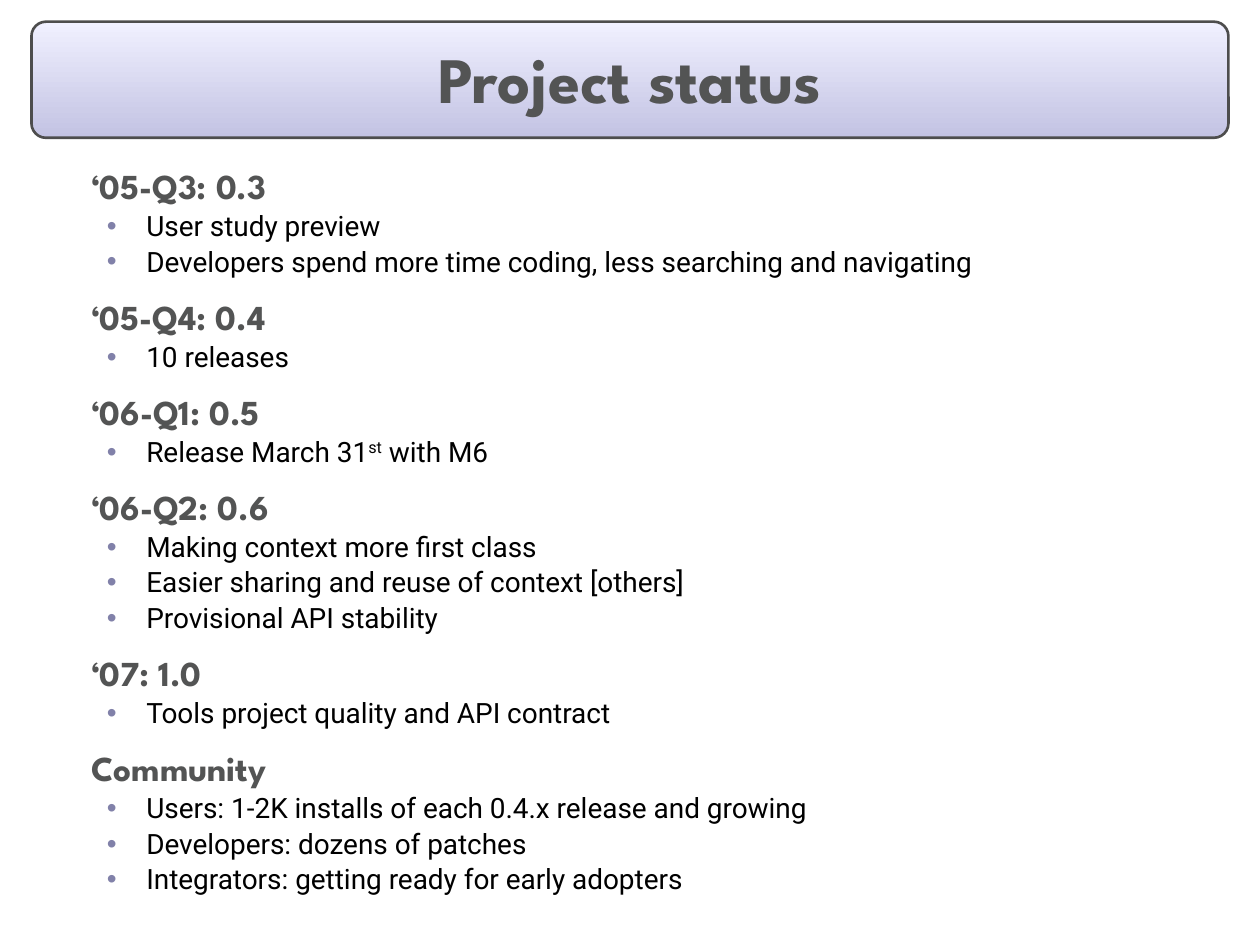
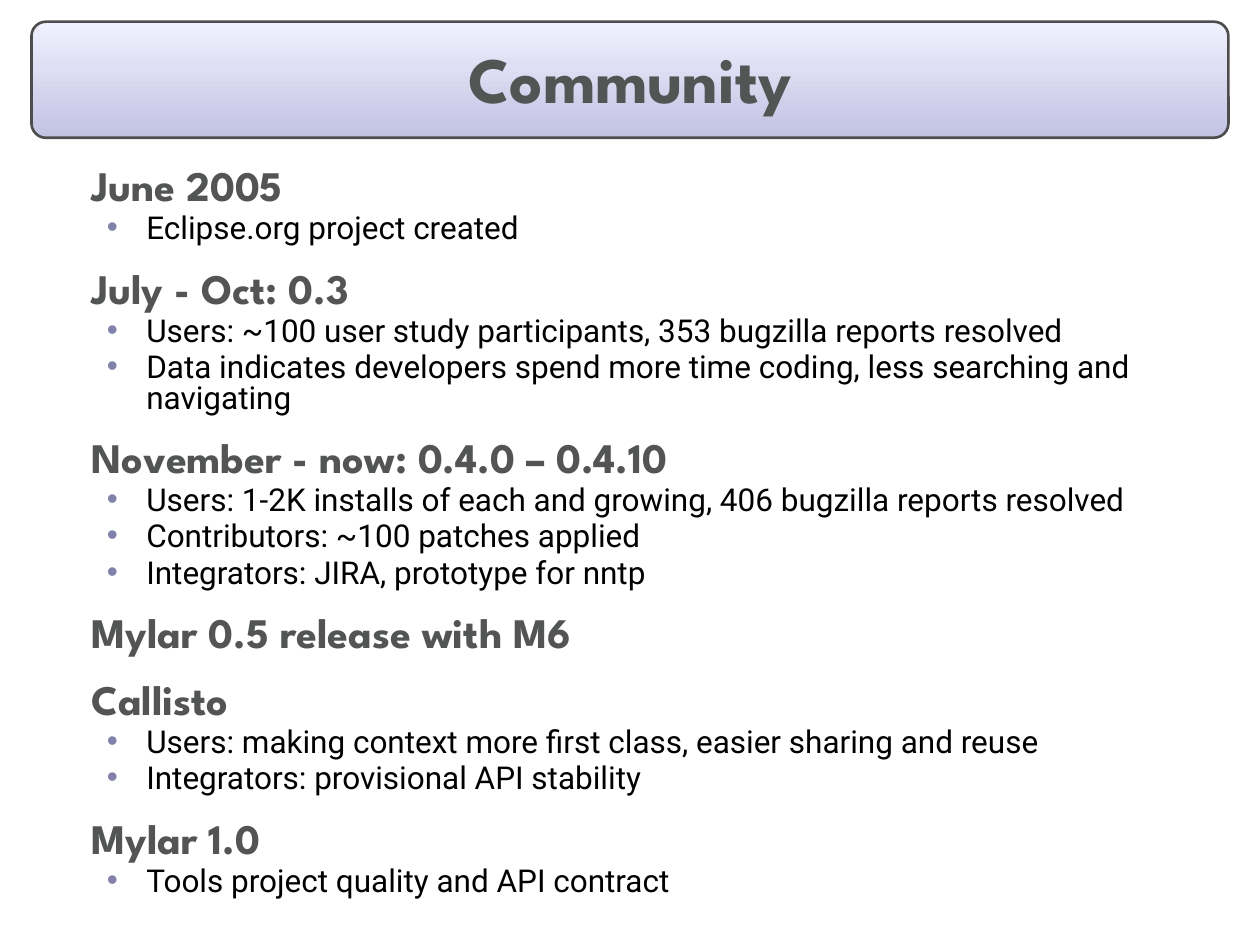
Before and after one commit to eclipse-mylyn/mylyn-website, a slide deck: slide 19 of publications/2006-03-mylar-eclipsecon.ppt. Drawn at 1260x945 pixels with LibreOffice and Linux fonts; fonts in the diff are those of the drawing. Boxes give left, top, right and bottom in pixels: in the first picture for what was removed or moved away, otherwise in the second. Text is boxed around its words. In the diff, an @@ line names an element or a change of style, - is before the commit and + after.

Commit message:
Progress on: prepare eclipsecon talk and slides

```diff
--- a/publications/2006-03-mylar-eclipsecon.ppt
+++ b/publications/2006-03-mylar-eclipsecon.ppt
@@ title at (468,59,792,117): text changed @@
-Project status
+Community
@@ text at (91,173,1129,863): text changed; size 16 to 18 pt @@
-  ‘05-Q3: 0.3
-  • User study preview
-  • Developers spend more time coding, less searching and navigating
-  ‘05-Q4: 0.4
-  • 10 releases
-  ‘06-Q1: 0.5
-  • Release March 31st with M6
-  ‘06-Q2: 0.6
-  • Making context more first class
-  • Easier sharing and reuse of context [others]
-  • Provisional API stability
-  ‘07: 1.0
+  June 2005
+  • Eclipse.org project created
+  July - Oct: 0.3
+  • Users: ~100 user study participants, 353 bugzilla reports resolved
+  • Data indicates developers spend more time coding, less searching and navigating
+  November - now: 0.4.0 – 0.4.10
+  • Users: 1-2K installs of each and growing, 406 bugzilla reports resolved
+  • Contributors: ~100 patches applied
+  • Integrators: JIRA, prototype for nntp
+  Mylar 0.5 release with M6
+  Callisto
+  • Users: making context more first class, easier sharing and reuse
+  • Integrators: provisional API stability
+  Mylar 1.0
@@ text at (91,757,807,895): paragraphs removed @@
-  Community
-  • Users: 1-2K installs of each 0.4.x release and growing
-  • Developers: dozens of patches
-  • Integrators: getting ready for early adopters
@@ text at (146,868,669,899): size 16 to 18 pt in "Tools project quality and API contract"; line spacing 0.9 to 0.8 @@
```
Also in this commit, not shown: 13 other slides changed.
